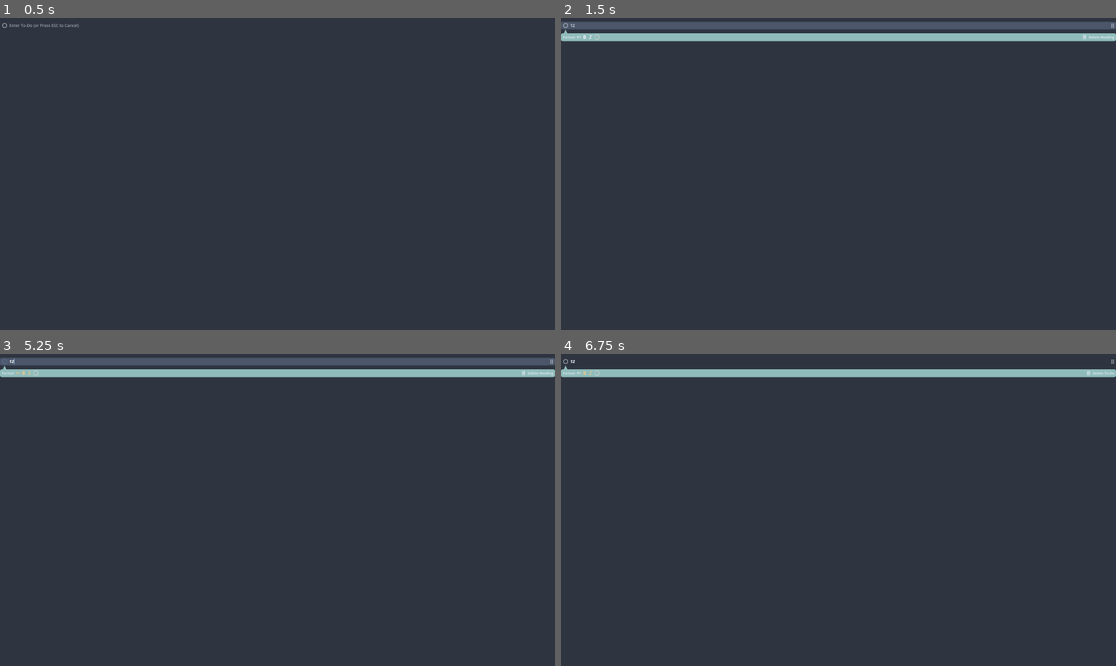
Above: before the commit, frames 1-4 (two rows, left to right).
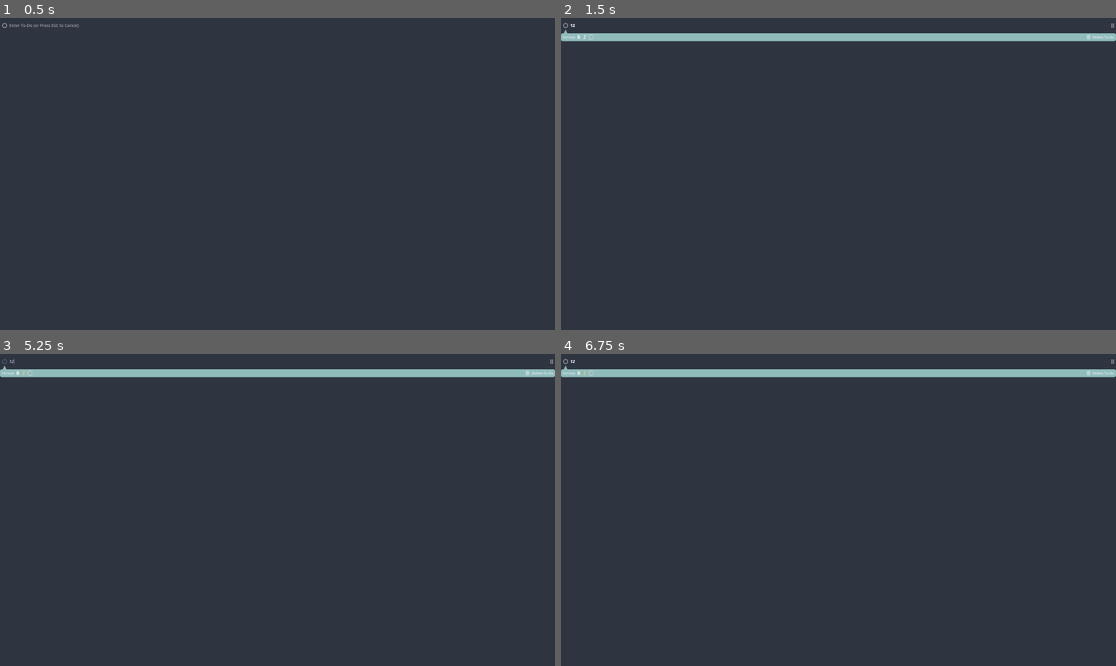
Above: after the commit, the same moments.

Repository: njamster/habituary
Game: Godot game, scene res://main_window/list_view/day_panel/scrollable_todo_list/todo_list/todo_item/todo_item.tscn
The game is run twice, just before and just after one commit, with the same random seed, the same clock (stepped at 60 frames per second) and the same inputs. This scene is started directly instead of the project's main scene.
Inputs (mouse positions are in pixels of both pictures, inside the frame that each line leads up to; where the layout moved, square brackets give the same spot in the first picture):
- Up to frame 1 (0.5 s): no input
- Up to frame 2 (1.5 s): click (844, 24) at 0.52 s; type "12" at 0.6 s; click (577, 36) at 1.27 s
- Up to frame 3 (5.25 s): click (5, 360) at 2 s; click (549, 360) at 2.75 s; click (16, 372) [22, 372] at 3.5 s; click (22, 372) [27, 372] at 4.25 s; click (5, 360) at 5 s
- Up to frame 4 (6.75 s): click (1110, 360) at 5.75 s; click (577, 372) at 6.52 s

Frame 1 is identical in both runs. In frame 2, 2.3% of the frame differs, in the area x 0-100%, y 1-7%; in frame 3, 2.3%; in frame 4, less than 0.1%.
Error in both runs: Attempt to call function 'get_line_number_for_item' in base 'null instance' on a null instance. (res://main_window/list_view/day_panel/scrollable_todo_list/tod…

Commit message:
Remove the Heading toggle from the format options
... and instead automatically apply the "ToDoItem__Heading" theme type
variation to every item at indentation level 0 that has any sub items.

Also, corrects the initial indentation level when adding a new to-do to
a "SubItems" item list, which previously always was set to zero.

Diff:
--- a/main_window/list_view/day_panel/scrollable_todo_list/todo_list/item_list.gd
+++ b/main_window/list_view/day_panel/scrollable_todo_list/todo_list/item_list.gd
@@ -59,6 +59,9 @@
 	# Add a new to-do item to the end of this item list.
 	var new_item := preload("todo_item/todo_item.tscn").instantiate()
 	add_child(new_item)
+
+	if name == "SubItems":
+		new_item.indentation_level = get_node("../..").indentation_level + 1
 
 	# Then move it to the position indicated by [at_index].
 	move_child(new_item, at_index)
--- a/main_window/list_view/day_panel/scrollable_todo_list/todo_list/todo_item/editing_options/editing_options.gd
+++ b/main_window/list_view/day_panel/scrollable_todo_list/todo_list/todo_item/editing_options/editing_options.gd
@@ -19,7 +19,6 @@
 func _set_initial_state() -> void:
 	# Temporarily switch to the longest version of the respective button labels:
 	%Bookmark.text = "Remove Bookmark"
-	%Delete.text = "Delete Heading"
 	# Measure the minimum size of the editing options (i.e. *with* labels). This
 	# will act as the threshold at which all labels in the editing options will
 	# automatically be hidden to save horizontal space:
@@ -39,7 +38,6 @@
 func _connect_signals() -> void:
 	$PanelContainer.resized.connect(_on_editing_options_resized)
 
-	%Heading.toggled.connect(_on_heading_toggled)
 	%Bold.toggled.connect(_on_bold_toggled)
 	%Italic.toggled.connect(_on_italic_toggled)
 	%TextColor.gui_input.connect(_on_text_color_gui_input)
@@ -49,23 +47,10 @@
 
 
 func update() -> void:
-	update_heading()
 	update_bold()
 	update_italic()
 	update_text_color()
 	update_bookmark()
-
-
-func update_heading() -> void:
-	%Heading.button_pressed = to_do.is_heading
-
-	if %Heading.button_pressed:
-		%Heading/Tooltip.text = "Undo Heading"
-		%Delete.text = "Delete Heading"
-	else:
-		%Heading/Tooltip.text = "Make Heading"
-		%Delete.text = "Delete To-Do"
-	%Delete/Tooltip.text = %Delete.text
 
 
 func update_bold() -> void:
@@ -124,10 +109,6 @@
 		%Bookmark/Tooltip.hide_text = true
 
 
-func _on_heading_toggled(toggled_on: bool) -> void:
-	to_do.is_heading = toggled_on
-
-
 func _on_bold_toggled(toggled_on: bool) -> void:
 	to_do.is_bold = toggled_on
 
@@ -165,11 +146,7 @@
 
 
 func _input(event: InputEvent) -> void:
-	if event.is_action_pressed("toggle_heading", false, true):
-		%Heading.button_pressed = not %Heading.button_pressed
-	elif event.is_action_pressed("toggle_heading", true, true):
-		pass  # consume echo events without doing anything
-	elif event.is_action_pressed("toggle_bold", false, true):
+	if event.is_action_pressed("toggle_bold", false, true):
 		%Bold.button_pressed = not %Bold.button_pressed
 	elif event.is_action_pressed("toggle_bold", true, true):
 		pass  # consume echo events without doing anything
--- a/main_window/list_view/day_panel/scrollable_todo_list/todo_list/todo_item/editing_options/editing_options.tscn
+++ b/main_window/list_view/day_panel/scrollable_todo_list/todo_list/todo_item/editing_options/editing_options.tscn
@@ -1,8 +1,7 @@
-[gd_scene load_steps=12 format=3 uid="uid://djl6gthnepxqs"]
+[gd_scene load_steps=11 format=3 uid="uid://djl6gthnepxqs"]
 
 [ext_resource type="Script" uid="uid://pmtq5ntqimij" path="res://main_window/list_view/day_panel/scrollable_todo_list/todo_list/todo_item/editing_options/editing_options.gd" id="1_0rh5w"]
 [ext_resource type="Texture2D" uid="uid://b3f6l5cfcoswd" path="res://main_window/list_view/day_panel/scrollable_todo_list/todo_list/todo_item/images/triangle_up.svg" id="1_f163n"]
-[ext_resource type="Texture2D" uid="uid://gy7qpfsq4aaa" path="res://main_window/list_view/day_panel/scrollable_todo_list/todo_list/todo_item/images/heading.svg" id="1_s42og"]
 [ext_resource type="Script" uid="uid://bqai4pv020yjf" path="res://custom/tooltip.gd" id="2_ikgs7"]
 [ext_resource type="Texture2D" uid="uid://dr7xg2ji33j32" path="res://main_window/list_view/day_panel/scrollable_todo_list/todo_list/todo_item/images/bold.svg" id="3_3jerc"]
 [ext_resource type="Texture2D" uid="uid://b8u24hbkd0vj1" path="res://main_window/list_view/day_panel/scrollable_todo_list/todo_list/todo_item/images/italic.svg" id="4_p5e8q"]
@@ -55,25 +54,6 @@
 layout_mode = 2
 theme_type_variation = &"SmallText"
 text = "Format:"
-
-[node name="Heading" type="Button" parent="PanelContainer/HBox"]
-unique_name_in_owner = true
-layout_mode = 2
-focus_mode = 0
-mouse_default_cursor_shape = 2
-theme_type_variation = &"ToDoItem_EditingOption"
-theme_override_constants/icon_max_width = 20
-toggle_mode = true
-icon = ExtResource("1_s42og")
-
-[node name="Tooltip" type="Node" parent="PanelContainer/HBox/Heading"]
-script = ExtResource("2_ikgs7")
-text = "Make Heading"
-input_action = "toggle_heading"
-is_dense = true
-popup_delay = 1.2
-popup_position = 3
-gap_width = 4
 
 [node name="Bold" type="Button" parent="PanelContainer/HBox"]
 unique_name_in_owner = true
--- a/main_window/list_view/day_panel/scrollable_todo_list/todo_list/todo_item/images/heading.svg
+++ /dev/null
@@ -1,38 +0,0 @@
-<?xml version="1.0" encoding="UTF-8" standalone="no"?>
-<svg
-   height="20px"
-   viewBox="0 -960 960 960"
-   width="20px"
-   fill="#FFFFFF"
-   version="1.1"
-   id="svg1"
-   sodipodi:docname="heading.svg"
-   inkscape:version="1.3.2 (091e20ef0f, 2023-11-25, custom)"
-   xmlns:inkscape="http://www.inkscape.org/namespaces/inkscape"
-   xmlns:sodipodi="http://sodipodi.sourceforge.net/DTD/sodipodi-0.dtd"
-   xmlns="http://www.w3.org/2000/svg"
-   xmlns:svg="http://www.w3.org/2000/svg">
-  <defs
-     id="defs1" />
-  <sodipodi:namedview
-     id="namedview1"
-     pagecolor="#505050"
-     bordercolor="#eeeeee"
-     borderopacity="1"
-     inkscape:showpageshadow="0"
-     inkscape:pageopacity="0"
-     inkscape:pagecheckerboard="0"
-     inkscape:deskcolor="#d1d1d1"
-     inkscape:zoom="20.4"
-     inkscape:cx="9.9754902"
-     inkscape:cy="8.5784314"
-     inkscape:window-width="1837"
-     inkscape:window-height="1046"
-     inkscape:window-x="63"
-     inkscape:window-y="14"
-     inkscape:window-maximized="0"
-     inkscape:current-layer="svg1" />
-  <path
-     d="M192-288v-384h72v156h168v-156h72v384h-72v-156H264v156h-72Zm504 0v-312h-96v-72h168v384h-72Z"
-     id="path1" />
-</svg>
--- a/main_window/list_view/day_panel/scrollable_todo_list/todo_list/todo_item/todo_item.gd
+++ b/main_window/list_view/day_panel/scrollable_todo_list/todo_list/todo_item/todo_item.gd
@@ -68,21 +68,6 @@
 
 			if _initialization_finished and self.text:
 				get_to_do_list()._start_debounce_timer("state changed")
-
-var is_heading := false:
-	set(value):
-		is_heading = value
-		if is_inside_tree():
-			if is_heading:
-				%MainRow.theme_type_variation = "ToDoItem_Heading"
-			else:
-				%MainRow.theme_type_variation = "ToDoItem_NoHeading"
-
-			if has_node("EditingOptions"):
-				$EditingOptions.update_heading()
-
-			if _initialization_finished and self.text:
-				get_to_do_list()._start_debounce_timer("is_heading changed")
 
 var is_bold := false:
 	set(value):
@@ -837,6 +822,8 @@
 func _on_sub_item_added() -> void:
 	%CheckBox.hide()
 	%FoldHeading.show()
+	if indentation_level == 0:
+		%MainRow.theme_type_variation = "ToDoItem_Heading"
 
 	_adapt_sub_item_state()
 
@@ -858,6 +845,8 @@
 	if %SubItems.is_empty():
 		%CheckBox.show()
 		%FoldHeading.hide()
+		if indentation_level == 0:
+			%MainRow.theme_type_variation = "ToDoItem_NoHeading"
 
 	_adapt_sub_item_state()
 
--- a/main_window/side_panel/help/help.gd
+++ b/main_window/side_panel/help/help.gd
@@ -27,7 +27,6 @@
 	"cancel_todo": "Toggle Canceled State",
 	"indent_todo": "Indent To-Do",
 	"unindent_todo": "Unindent To-Do",
-	"toggle_heading": "Set/Unset As Foldable Heading",
 	"toggle_bold": "Add/Remove Bold Formatting",
 	"toggle_italic": "Add/Remove Italic Formatting",
 	"toggle_bookmark": "Add/Remove Bookmark",
@@ -100,7 +99,6 @@
 		"cancel_todo",
 		"indent_todo",
 		"unindent_todo",
-		"toggle_heading",
 		"toggle_bold",
 		"toggle_italic",
 		"next_text_color",
--- a/project.godot
+++ b/project.godot
@@ -134,11 +134,6 @@
 "events": [Object(InputEventKey,"resource_local_to_scene":false,"resource_name":"","device":-1,"window_id":0,"alt_press …(195 unchanged characters)…
 ]
 }
-toggle_heading={
-"deadzone": 0.5,
-"events": [Object(InputEventKey,"resource_local_to_scene":false,"resource_name":"","device":-1,"window_id":0,"alt_pressed":false,"shift_pressed":false,"ctrl_pressed":true,"meta_pressed":false,"pressed":false,"keycode":72,"physical_keycode":0,"key_label":0,"unicode":104,"location":0,"echo":false,"script":null)
-]
-}
 toggle_bold={
 "deadzone": 0.5,
 "events": [Object(InputEventKey,"resource_local_to_scene":false,"resource_name":"","device":-1,"window_id":0,"alt_press …(190 unchanged characters)…
Not shown, removed: main_window/list_view/day_panel/scrollable_todo_list/todo_list/todo_item/images/heading.svg.import
